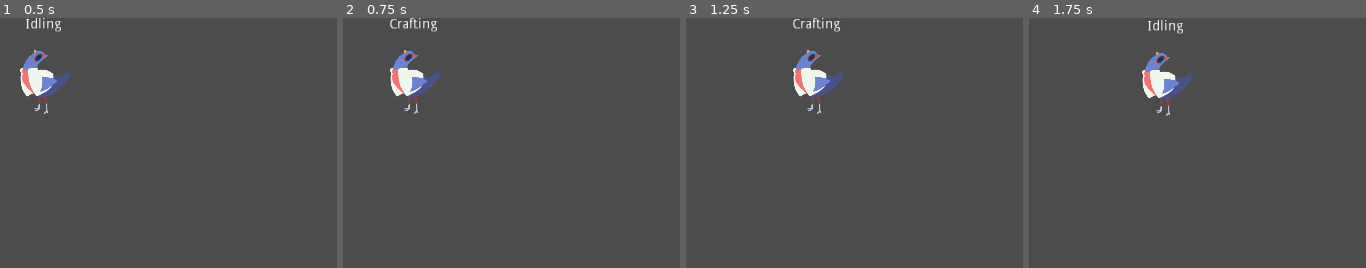
Above: before the commit, frames 1-4 (left to right).
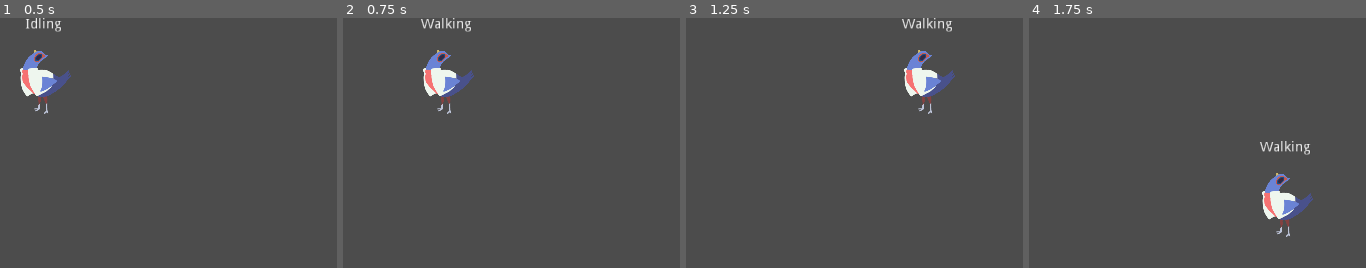
Above: after the commit, the same moments.

Repository: Alexzander-Stone/A-Squire-s-Tale
Game: Godot game, scene res://World.tscn
The game is run twice, just before and just after one commit, with the same random seed, the same clock (stepped at 60 frames per second) and the same inputs.
Inputs:
- Up to frame 1 (0.5 s): no input
- Up to frame 2 (0.75 s): tap Enter at 0.5 s; hold Right (ui_right) from 0.53 s (still down); hold Z (ui_cast, bound only before the commit) from 0.53 s (still down)
- Up to frame 3 (1.25 s): keep holding Right (ui_right); keep holding Z (ui_cast, bound only before the commit); tap Shift (craft, bound only after the commit) at 0.8 s
- Up to frame 4 (1.75 s): release Right (ui_right) at 1.28 s; release Z (ui_cast, bound only before the commit) at 1.28 s; hold Down (ui_down) from 1.28 s (still down); tap Shift (craft, bound only after the commit) at 1.35 s; tap S (primary_ability, bound only after the commit) at 1.55 s

Frame 1 is identical in both runs. In frame 2, 3.6% of the frame differs, in the area x 13-39%, y 0-39%; in frame 3, 3.8%, in the area x 31-80%, y 0-39%; in frame 4, 3.8%.

Commit message:
Crafting and Casting state transitions, crafting container, Casting to Walking transition fix.
Added the casting state (finalizes ability combination) for ability crafting. During the casting state, the player can place each of their abilities into a ability container. Added specified inputs for each of the abilities (4 total).

When transitioning to the idling state, check for any movement inputs that are being pressed immediately. Removes the odd transtion of:  Casting -> Idling -> Walking and now has Casting -> Walking.

Casting state will empty the crafting container upon entering. Will eventually be replaced with animations/ability uses.

Diff:
--- /dev/null
+++ b/Player/Casting.gd
@@ -0,0 +1,8 @@
+extends "res://State Machine/State.gd"
+
+func enter():
+	# Will substitute with search for proper ability/animation.
+	if(owner.crafting_container.size() > 0):
+		for i in owner.crafting_container:
+			print("Cast spell " + str(i))
+	emit_signal("finished", "idling")
--- a/Player/Crafting.gd
+++ b/Player/Crafting.gd
@@ -9,15 +9,25 @@
 
 func update(delta):
 	# Check casting actions.
-	castInput = int(Input.is_action_pressed("ui_cast"))
-	if(castInput == 1):
-		print("schmee")
-	else:
-		print("SCHMAA")
-		emit_signal("finished", "idling")
+	castInput = int(Input.is_action_pressed("craft"))
+	if(castInput == 0):
+		emit_signal("finished", "casting")
+
+	# Add currently pressed spells to the crafting container.
+	addCraftingAbilities()
 
 	# Determine which movement inputs have been used this update.
 	fillPressedArray(pressedMoves)
 
 	# Determine which direction to move the player based on given inputs.
 	movePlayer(pressedMoves)
+
+func addCraftingAbilities():
+	if(Input.is_action_just_pressed("primary_ability")):
+		owner.add_to_crafting(0)
+	if(Input.is_action_just_pressed("secondary_ability")):
+		owner.add_to_crafting(1)
+	if(Input.is_action_just_pressed("ternary_ability")):
+		owner.add_to_crafting(2)
+	if(Input.is_action_just_pressed("super_ability")):
+		owner.add_to_crafting(3)
--- a/Player/ICastable.gd
+++ b/Player/ICastable.gd
@@ -2,5 +2,5 @@
 
 # Use signal to call this function if casting button has been pressed.
 func check_casting():
-	if(Input.is_action_just_pressed("ui_cast")):
+	if(Input.is_action_just_pressed("craft")):
 		 emit_signal("finished", "crafting")
--- a/Player/Idling.gd
+++ b/Player/Idling.gd
@@ -2,6 +2,11 @@
 
 func enter():
 	owner.velocity = Vector2(0,0)
+	# When transitioning to the idling state, check for any movement
+	# inputs that are being pressed immediately. Removes the odd transtion of:
+	# Casting -> Idling -> Walking and now has Casting -> Walking.
+	if Input.is_action_pressed("ui_right") || Input.is_action_pressed("ui_left") || Input.is_action_pressed("ui_up") || Input.is_action_pressed("ui_down"):
+		emit_signal("finished", "walking")
 
 func handle_input(event):
 	# Check to see if casting has been initiated.
--- a/Player/Player.tscn
+++ b/Player/Player.tscn
@@ -8,7 +8,8 @@
 [ext_resource path="res://Player/Stopping.gd" type="Script" id=6]
 [ext_resource path="res://Player/Running.gd" type="Script" id=7]
 [ext_resource path="res://Player/Crafting.gd" type="Script" id=8]
-[ext_resource path="res://Player/Label.gd" type="Script" id=9]
+[ext_resource path="res://Player/Casting.gd" type="Script" id=9]
+[ext_resource path="res://Player/Label.gd" type="Script" id=10]
 
 [sub_resource type="SpriteFrames" id=1]
 
@@ -34,7 +35,9 @@
 animation = "Idle"
 _sections_unfolded = [ "Transform" ]
 
-[node name="StateMachine" type="Node" parent="." index="1"]
+[node name="Abilities" type="Node" parent="." index="1"]
+
+[node name="StateMachine" type="Node" parent="." index="2"]
 
 script = ExtResource( 3 )
 _sections_unfolded = [ "Pause" ]
@@ -60,7 +63,11 @@
 
 script = ExtResource( 8 )
 
-[node name="VBoxContainer" type="VBoxContainer" parent="." index="2"]
+[node name="Casting" type="Node" parent="StateMachine" index="5"]
+
+script = ExtResource( 9 )
+
+[node name="VBoxContainer" type="VBoxContainer" parent="." index="3"]
 
 anchor_left = 0.0
 anchor_top = 0.0
--- a/Player/Scripts/Player.gd
+++ b/Player/Scripts/Player.gd
@@ -3,11 +3,13 @@
 var velocity = Vector2(0,0)
 var MOVE_VELOCITY = 0
 
+var crafting_container = []
+
 func _ready():
-	print("created")
-
-func _process(delta):
-	return
+	print("PC created")
 
 func update_position():
 	position += velocity
+
+func add_to_crafting(integer):
+	crafting_container.append(integer)
--- a/Player/Scripts/PlayerStateMachine.gd
+++ b/Player/Scripts/PlayerStateMachine.gd
@@ -6,5 +6,6 @@
 		"walking": $Walking,
 		"stopping": $Stopping,
 		"running": $Running,
-		"crafting": $Crafting
+		"crafting": $Crafting,
+		"casting": $Casting
 	}
--- a/project.godot
+++ b/project.godot
@@ -21,7 +21,15 @@
 
 [input]
 
-ui_cast=[ Object(InputEventKey,"resource_local_to_scene":false,"resource_name":"","device":0,"alt":false,"shift":false,"control":false,"meta":false,"command":false,"pressed":false,"scancode":90,"unicode":0,"echo":false,"script":null)
+craft=[ Object(InputEventKey,"resource_local_to_scene":false,"resource_name":"","device":0,"alt":false,"shift":false,"control":false,"meta":false,"command":false,"pressed":false,"scancode":16777237,"unicode":0,"echo":false,"script":null)
+ ]
+primary_ability=[ Object(InputEventKey,"resource_local_to_scene":false,"resource_name":"","device":0,"alt":false,"shift":false,"control":false,"meta":false,"command":false,"pressed":false,"scancode":83,"unicode":0,"echo":false,"script":null)
+ ]
+secondary_ability=[ Object(InputEventKey,"resource_local_to_scene":false,"resource_name":"","device":0,"alt":false,"shift":false,"control":false,"meta":false,"command":false,"pressed":false,"scancode":65,"unicode":0,"echo":false,"script":null)
+ ]
+ternary_ability=[ Object(InputEventKey,"resource_local_to_scene":false,"resource_name":"","device":0,"alt":false,"shift":false,"control":false,"meta":false,"command":false,"pressed":false,"scancode":68,"unicode":0,"echo":false,"script":null)
+ ]
+super_ability=[ Object(InputEventKey,"resource_local_to_scene":false,"resource_name":"","device":0,"alt":false,"shift":false,"control":false,"meta":false,"command":false,"pressed":false,"scancode":87,"unicode":0,"echo":false,"script":null)
  ]
 
 [rendering]
Not shown: 2 places in Player/Player.tscn that only renumber resources
